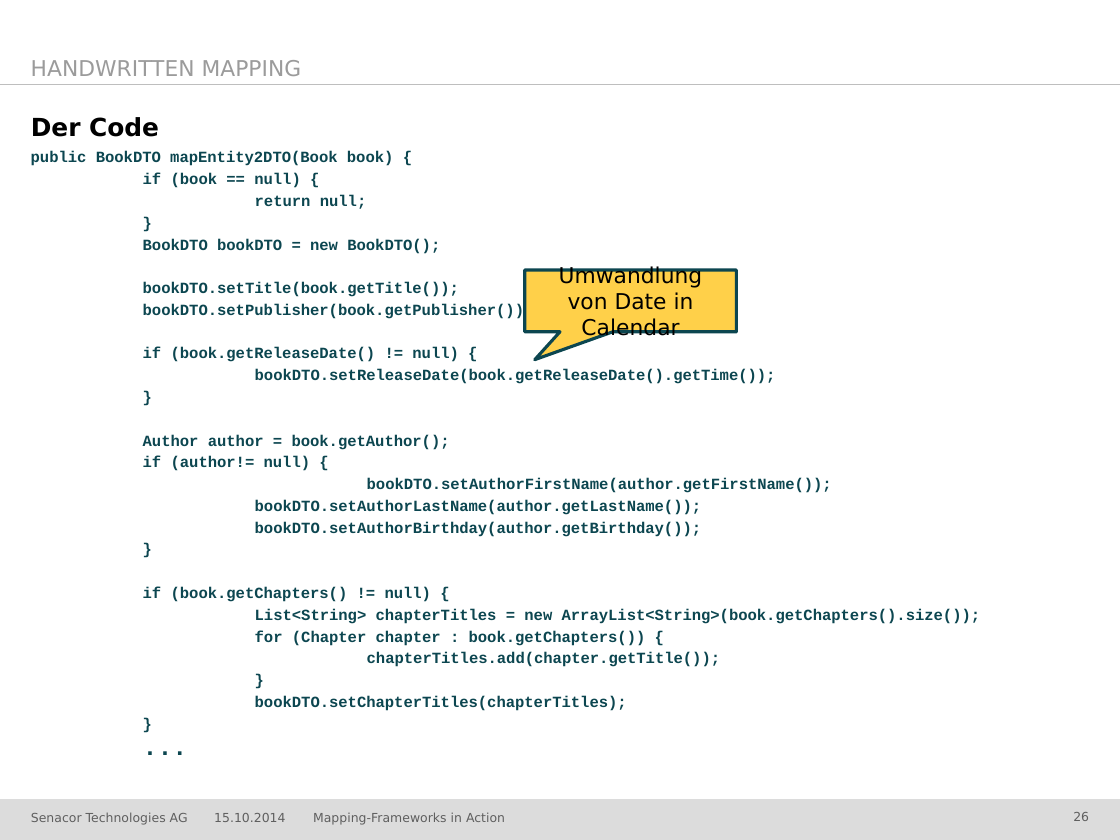
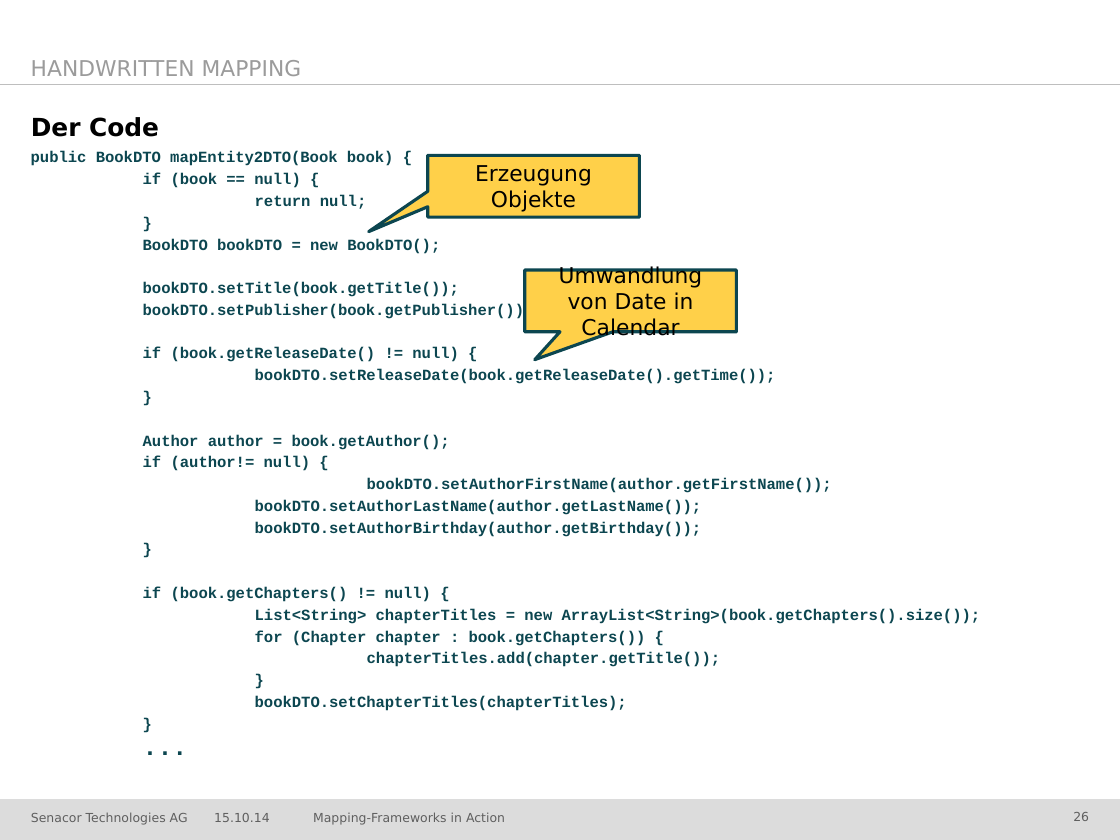
Before and after one commit to jschwalb/Mappings, a slide deck: slide 26 of presentation.pptx. Drawn at 1120x840 pixels with LibreOffice and Linux fonts; fonts in the diff are those of the drawing; background and template pictures are left out. Boxes give left, top, right and bottom in pixels: in the first picture for what was removed or moved away, otherwise in the second. Text is boxed around its words. In the diff, an @@ line names an element or a change of style, - is before the commit and + after.

```diff
--- a/presentation.pptx
+++ b/presentation.pptx
@@ speech box added at (428,156,640,217), fill #FFD049, outline #0C4650 2 pt, 14 pt, text #000000 @@
+Erzeugung Objekte
@@ text at (214,813,269,822): text changed @@
-15.10.2014
+15.10.14
```
Also in this commit, not shown: 50 other slides changed, 1 slide added.
